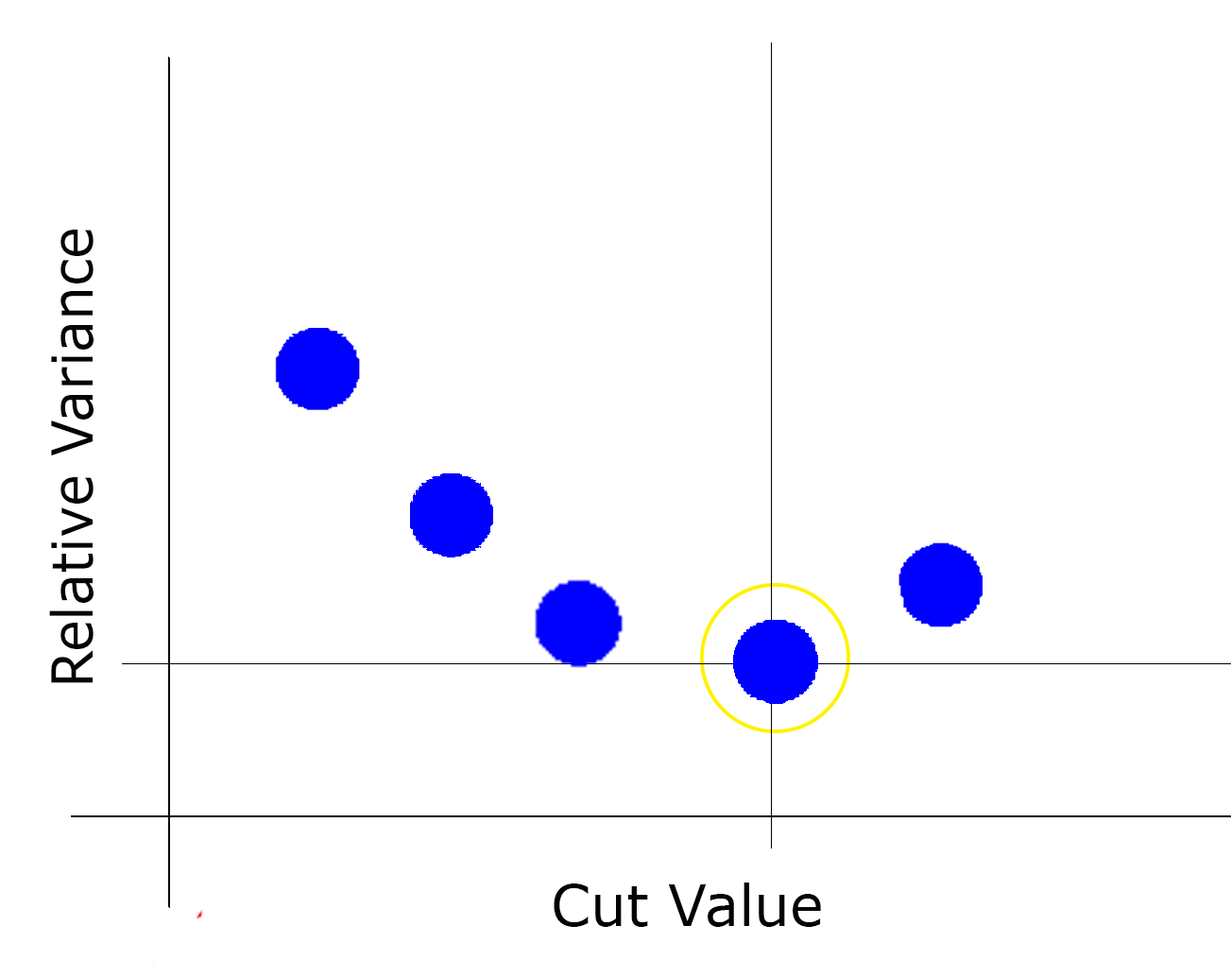
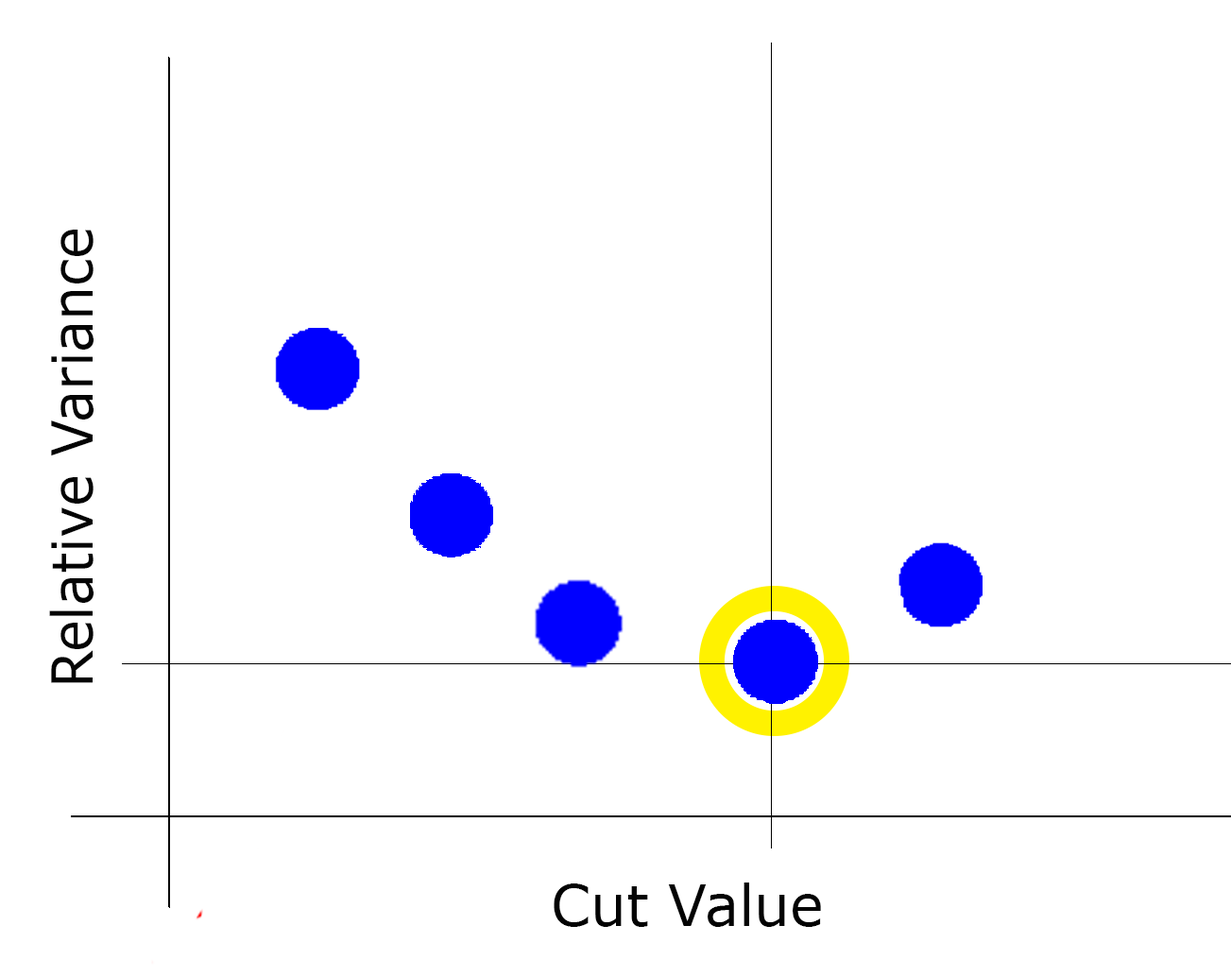
Two versions of the same layered image (1231 × 977). Layer-by-layer changes:
painted on "Ellipse 1" over [699, 583, 851, 737]
